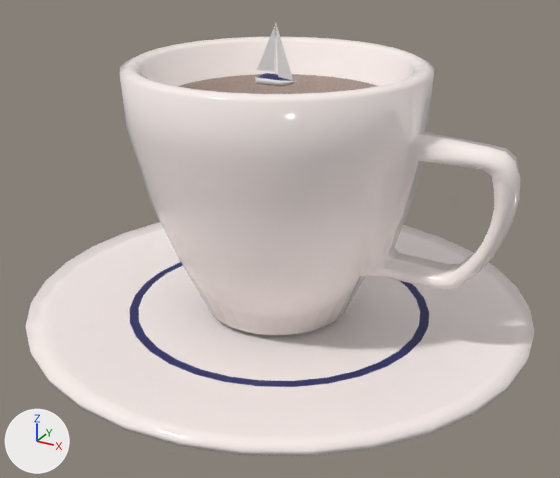
An edit to the glTF model assets/coffeecup.glb, drawn before and after from the same camera.
Rendered twice from a 50 mm camera at (5.41, -9.66, 6.39) aimed at (0.17, -0.12, 1.62). The axes (+X, +Y, +Z) are drawn at lower left. The lights are the same throughout. Where no turn or scale is listed for an object, it has been applied to the vertices.

The older version as bpy lines, for what is in view:
```python
mat_boat_top = principled_material('boat top')
mat_boat_top.base_color = (0.0185, 0.0215, 0.133)  # dark blue #252866
mat_coffee = principled_material('coffee')
mat_coffee.base_color = (0.159, 0.0762, 0.0382)  # brown #6f4e37
mat_coffee.metallic = 0.1
mat_coffee.roughness = 0.1
me_circle_002 = bpy.data.meshes.new('Circle.002')
me_circle_002.from_pydata(...)  # 32 vertices, 30 faces; spans x -1.81..1.81, y -1.81..1.81, z 0.0
me_circle_002.materials.append(mat_coffee)  # brown #6f4e37
me_cube_001 = bpy.data.meshes.new('Cube.001')
me_cube_001.from_pydata(...)  # 109 vertices, 196 faces; spans x -0.387..0.267, y -0.104..0.105, z 0.004..0.882
# faces by material slot: [164, 32]
me_cube_001.materials.append(mat_boat)  # white #e7e7e7
me_cube_001.materials.append(mat_boat_top)  # dark blue #252866
me_cylinder_000 = bpy.data.meshes.new('Cylinder.000')
me_cylinder_000.from_pydata(...)  # 224 vertices, 444 faces; spans x -3.97..3.97, y -18.43..-10.5, z 2.48..3.0
# faces by material slot: [380, 64]
me_cylinder_000.materials.append(mat_cupmat)  # white #fff4f1
me_cylinder_000.materials.append(mat_boat_top)  # dark blue #252866
me_cylinder_001 = bpy.data.meshes.new('Cylinder.001')
me_cylinder_001.from_pydata(...)  # 331 vertices, 662 faces; spans x -2.22..3.59, y -2.22..2.22, z -1.85..2.0
me_cylinder_001.materials.append(mat_cupmat)  # white #fff4f1
ob_boat = bpy.data.objects.new('boat', me_cube_001)
ob_boat.location = (0.09, 0.03, 3.94)
ob_coffee = bpy.data.objects.new('coffee', me_circle_002)
ob_coffee.location = (0.03, 0.08, 3.72)
ob_cup = bpy.data.objects.new('cup', me_cylinder_001)
ob_cup.location = (-0.01, 0.11, 2.28)
ob_plate = bpy.data.objects.new('plate', me_cylinder_000)
ob_plate.location = (0.0, 14.65, -2.45)
```
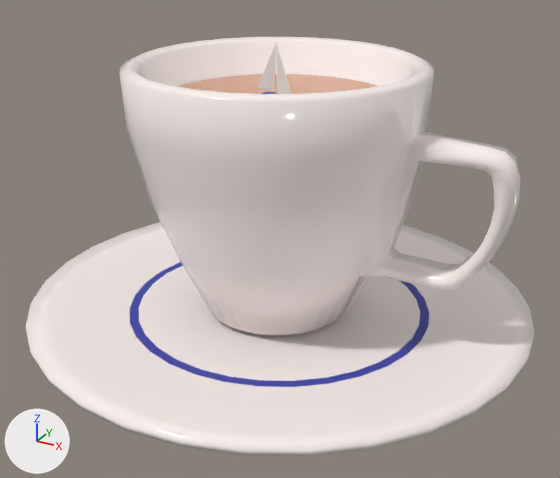
Patch to the scene script:
```diff
--- a/assets/coffeecup.glb.py
+++ b/assets/coffeecup.glb.py
@@ mat_boat_top @@
 mat_boat_top = principled_material('boat top')
-mat_boat_top.base_color = (0.0185, 0.0215, 0.133)  # dark blue #252866
+mat_boat_top.base_color = (0.0477, 0.0565, 0.402)  # blue #3e43aa
@@ mat_coffee @@
 mat_coffee = principled_material('coffee')
-mat_coffee.base_color = (0.159, 0.0762, 0.0382)  # brown #6f4e37
+mat_coffee.base_color = (0.615, 0.281, 0.133)  # orange #ce9066
 mat_coffee.metallic = 0.1
@@ ob_boat @@
 ob_boat = bpy.data.objects.new('boat', me_cube_001)
-ob_boat.location = (0.09, 0.03, 3.94)
+ob_boat.location = (0.09, 0.03, 3.67)
```

Boxes [x1, y1, x2, y2] around the edits, measured in the pictures (560 x 478 px):
'plate', recoloured
    both: [127, 259, 432, 390]
'coffee', recoloured
    both: [178, 74, 377, 94]
'boat', recoloured, moved
    before: [255, 22, 297, 87]
    after: [257, 42, 291, 94]
